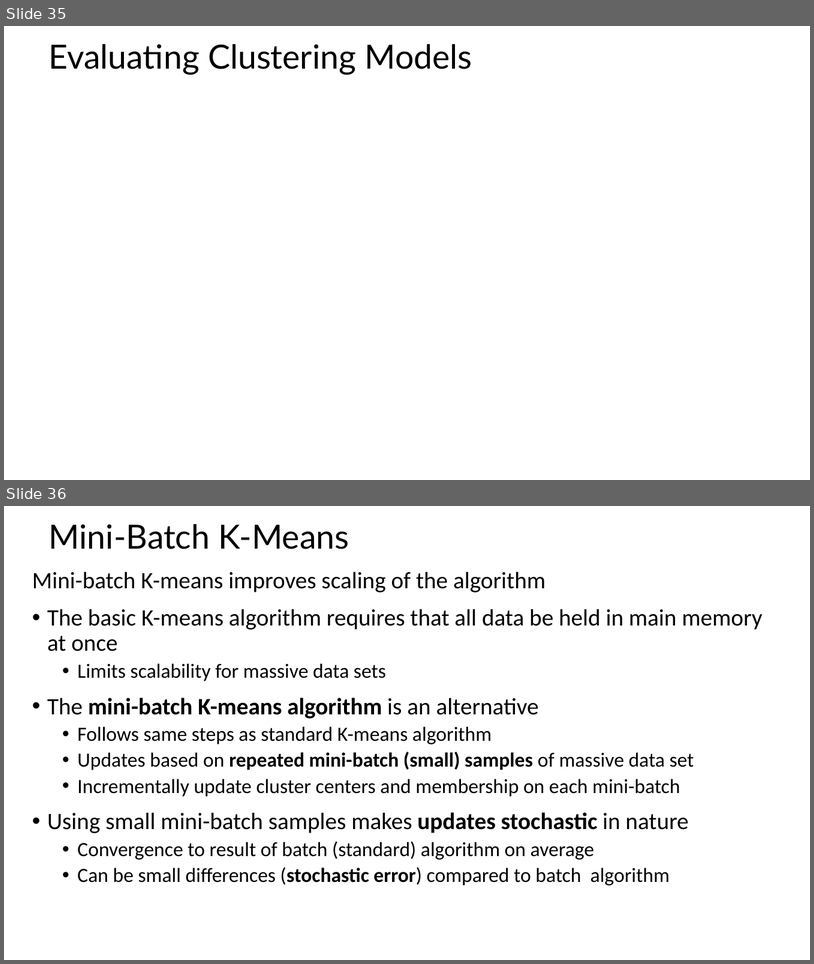
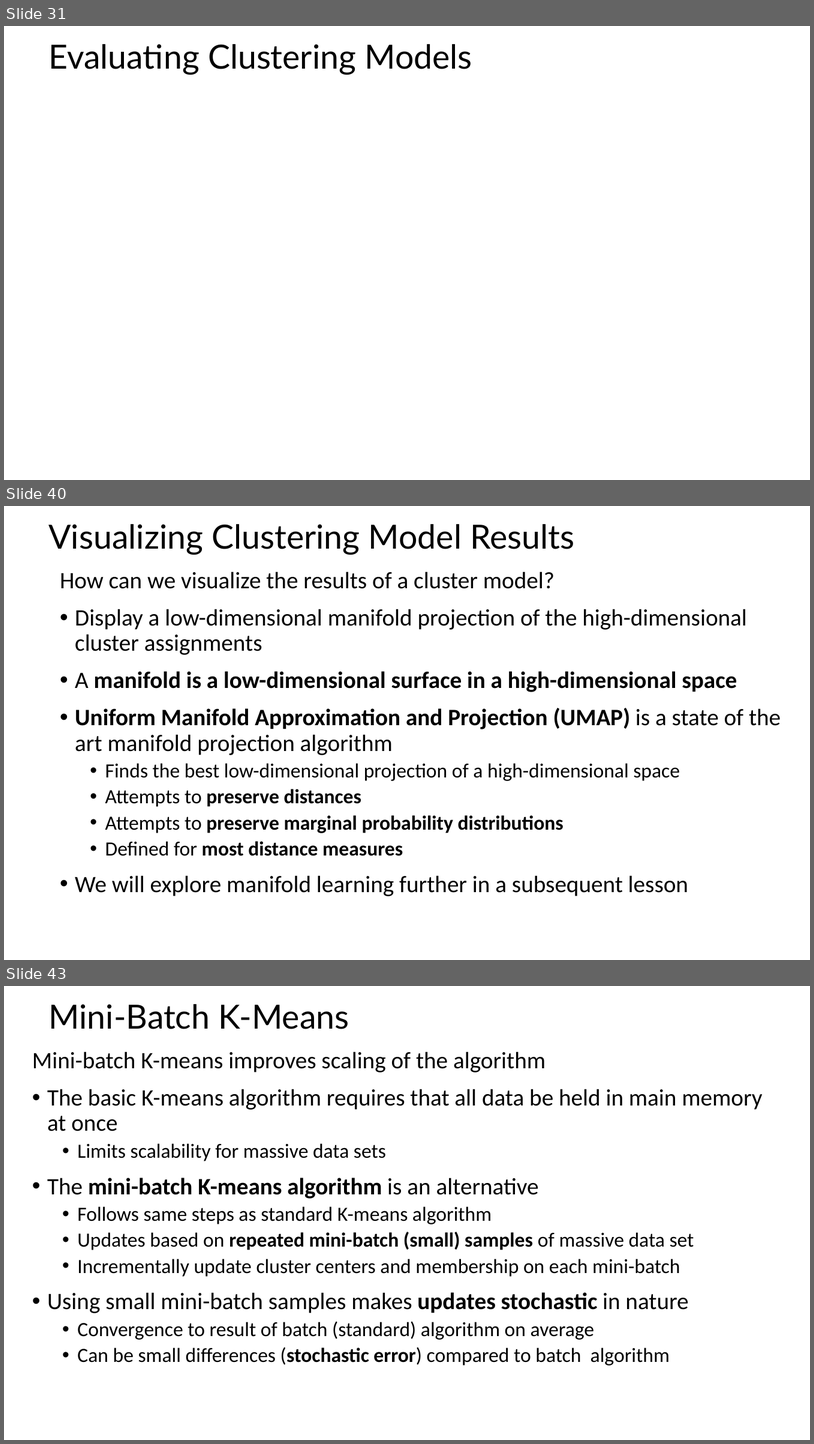
Before and after one commit to StephenElston/CSCI-E-108, a slide deck: slides/9_IntroductionToClustering_Part1.pptx. Shown one above the other, each under a label of ours: slides 35 and 36 before the commit, slides 31, 40 and 43 after it; the slides between them are not shown. The pictures are 814x964 and 814x1444 pixels, drawn with LibreOffice and Linux fonts; fonts in the diff are those of the drawing; grey boxes stand for pictures. Boxes give left, top, right and bottom in pixels: in the first picture for what was removed or moved away, otherwise in the second. Text is boxed around its words. In the diff, an @@ line names an element or a change of style, - is before the commit and + after.

```diff
--- a/slides/9_IntroductionToClustering_Part1.pptx
+++ b/slides/9_IntroductionToClustering_Part1.pptx
@@ slide 40 added at [4,506,810,960], background #FFFFFF @@
@@ title added at [48,524,575,555], 39.6 pt, text #000000 @@
+Visualizing Clustering Model Results
@@ text added at [60,571,781,896], 28 pt, text #000000 @@
+How can we visualize the results of a cluster model?
+• Display a low-dimensional manifold projection of the high-dimensional cluster assignments
+• A manifold is a low-dimensional surface in a high-dimensional space
+• Uniform Manifold Approximation and Projection (UMAP) is a state of the art manifold projection algorithm
+  • Finds the best low-dimensional projection of a high-dimensional space
+  • Attempts to preserve distances
+  • Attempts to preserve marginal probability distributions
+  • Defined for most distance measures
+• We will explore manifold learning further in a subsequent lesson
@@ what was slide 35 is now slide 31 @@
@@ what was slide 36 is now slide 43 @@
```
Also in this commit, not shown: 12 slides changed, 12 other slides added.
